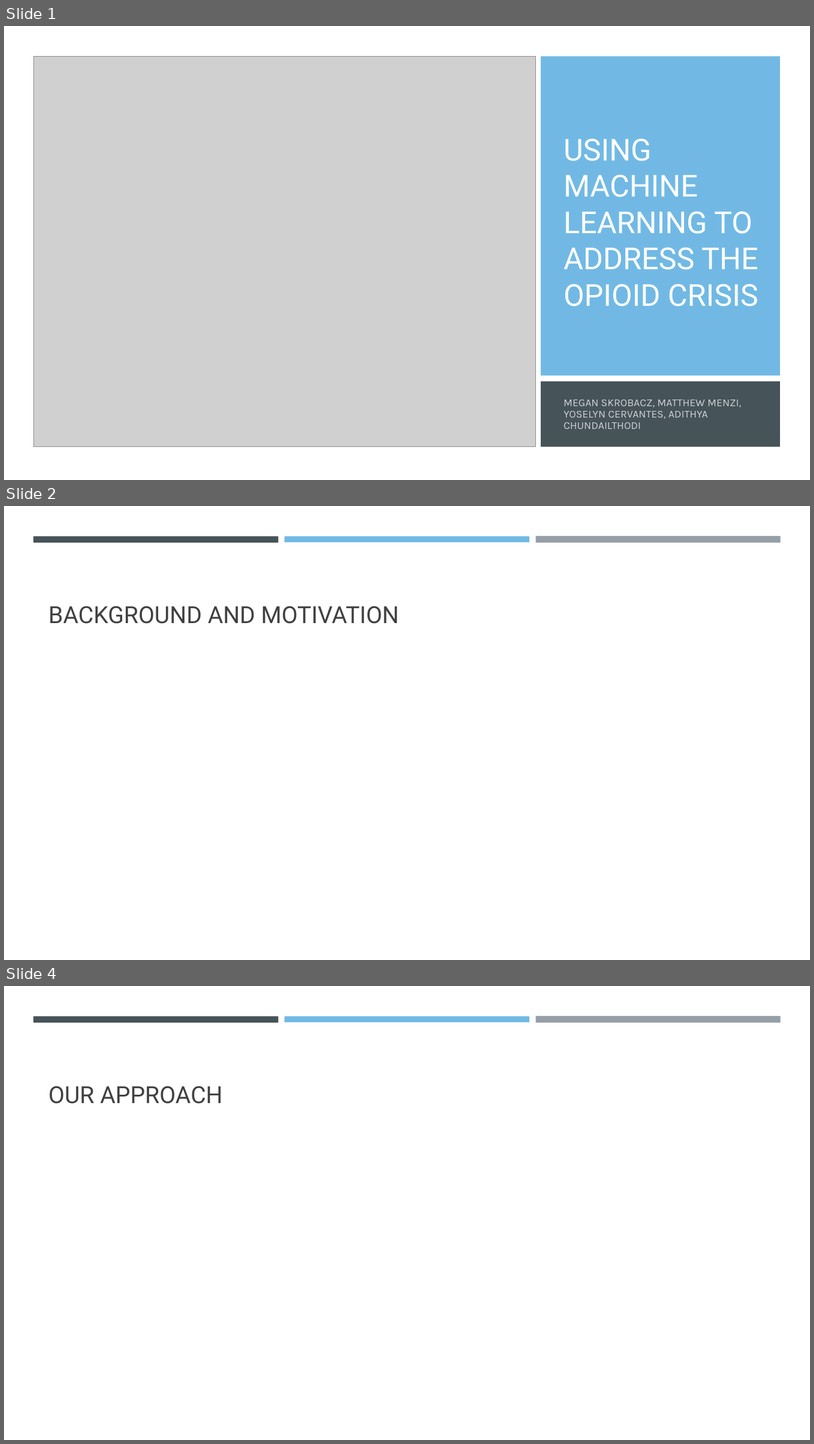
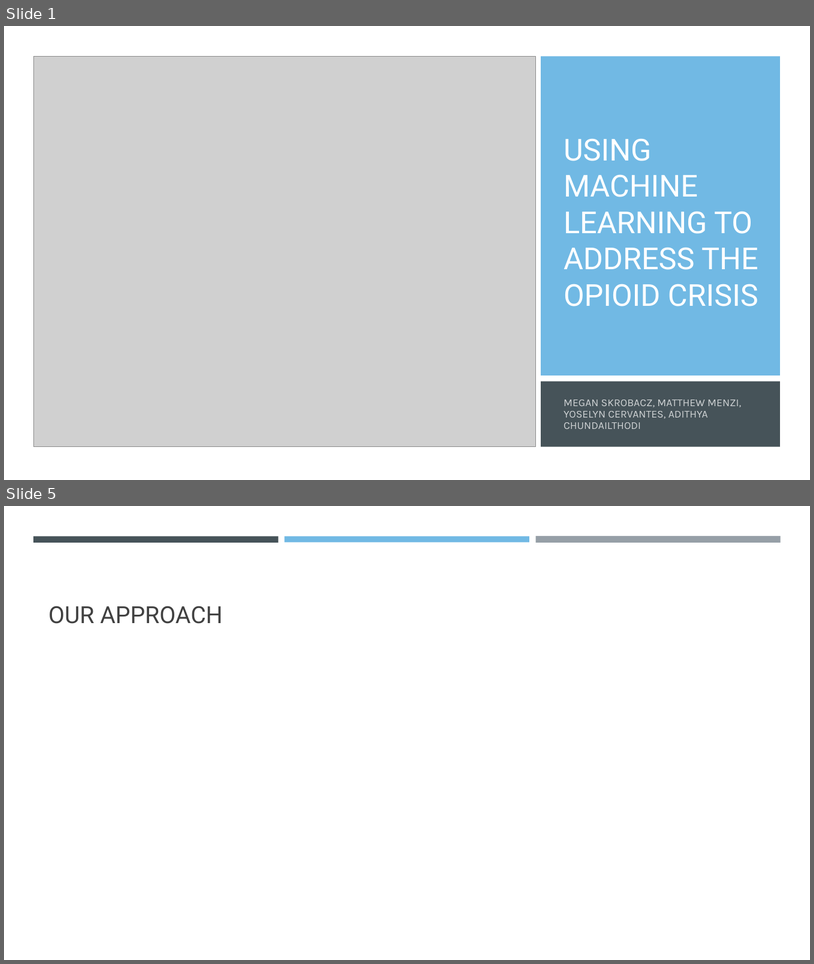
Before and after one commit to MLOpioidProjectCode/project_code, a slide deck: presentation/opioid_powerpoint.pptx. Shown one above the other, each under a label of ours: slides 1, 2 and 4 before the commit, slides 1 and 5 after it; the slides between them are not shown. The pictures are 814x1444 and 814x964 pixels, drawn with LibreOffice and Linux fonts; fonts in the diff are those of the drawing; grey boxes stand for pictures. Boxes give left, top, right and bottom in pixels: in the first picture for what was removed or moved away, otherwise in the second. Text is boxed around its words. In the diff, an @@ line names an element or a change of style, - is before the commit and + after.

Commit message:
got background slides and references

```diff
--- a/presentation/opioid_powerpoint.pptx
+++ b/presentation/opioid_powerpoint.pptx
@@ slide 2 removed at <box>4,506,810,960</box>, background #FFFFFF; not listed: 3 template elements that a slide beside it also shows @@
@@ title removed at <box>48,606,399,624</box> @@
-BACKGROUND AND MOTIVATION
@@ what was slide 4 is now slide 5 @@
```
Also in this commit, not shown: 1 slide changed, 3 slides added, 1 other slide removed.
